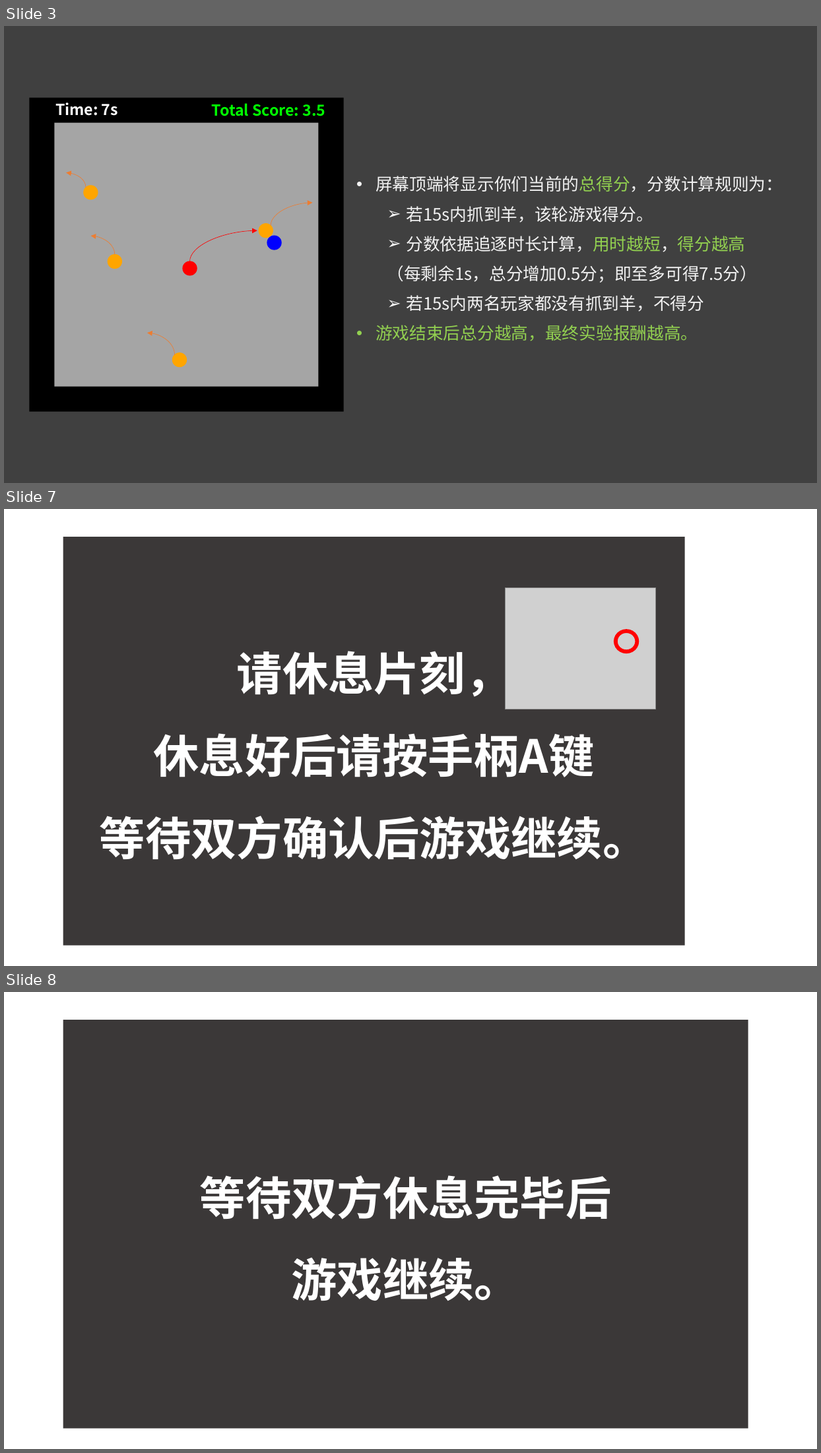
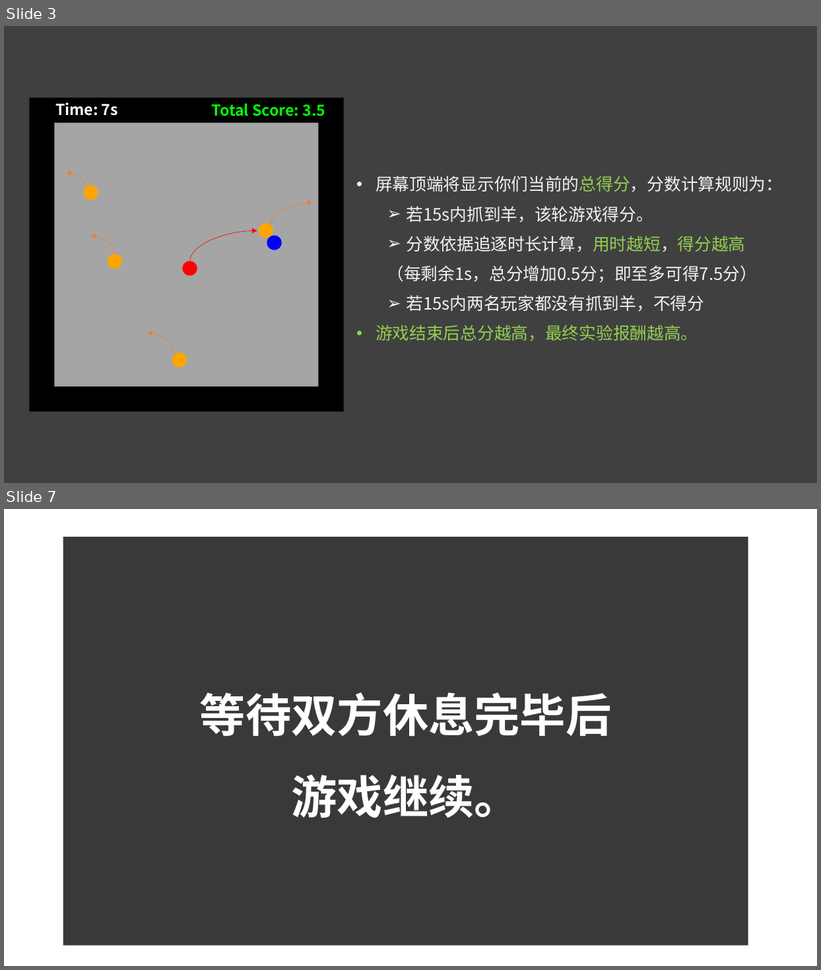
Before and after one commit to ChenyaGu/imagineWeCooperation, a slide deck: pictures/introduction.pptx. Shown one above the other, each under a label of ours: slides 3, 7 and 8 before the commit, slides 3 and 7 after it; the slides between them are not shown. The pictures are 821x1453 and 821x970 pixels, drawn with LibreOffice and Linux fonts; fonts in the diff are those of the drawing; grey boxes stand for pictures. Boxes give left, top, right and bottom in pixels: in the first picture for what was removed or moved away, otherwise in the second. Text is boxed around its words. In the diff, an @@ line names an element or a change of style, - is before the commit and + after.

```diff
--- a/pictures/introduction.pptx
+++ b/pictures/introduction.pptx
@@ slide 7 removed at (x1=4, y1=509, x2=817, y2=966), background #FFFFFF @@
@@ rectangle removed at (x1=63, y1=537, x2=684, y2=947) @@
-        请休息片刻，
-        休息好后请按手柄A键
-        等待双方确认后游戏继续。
@@ picture removed at (x1=506, y1=588, x2=655, y2=709) @@
@@ ellipse removed at (x1=616, y1=631, x2=637, y2=652) @@
@@ what was slide 8 is now slide 7 @@
```
Also in this commit, not shown: 3 slides changed, 1 other slide removed, 8 other files.
